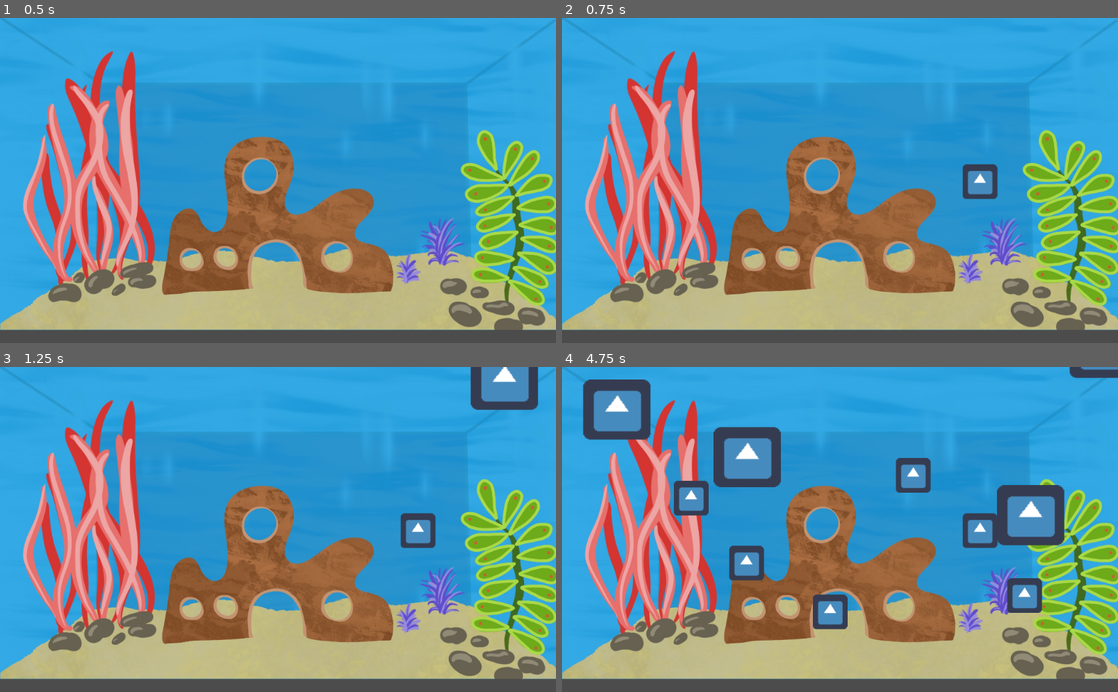
Above: before the commit, frames 1-4 (two rows, left to right).
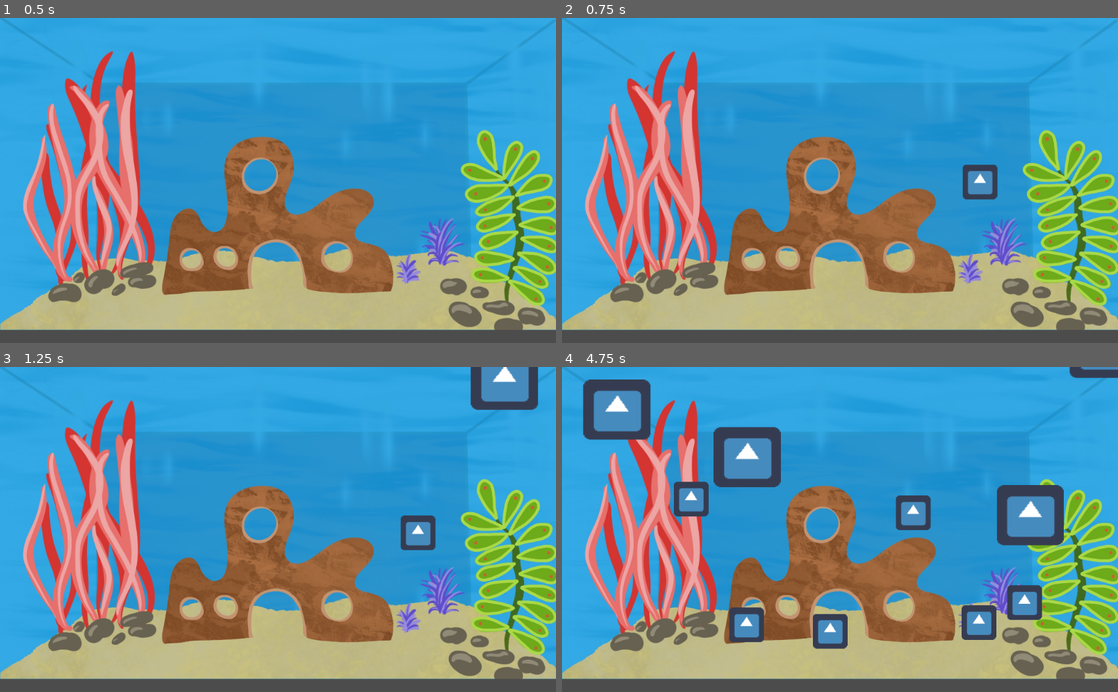
Above: after the commit, the same moments.

Repository: Quinnsicle/Aquarium
Game: Godot game, scene res://Scenes/Aquarium.tscn
Same seed, same stepped clock (60 frames per second), same inputs: the game is played once before the commit and once after it. The engine's default icon, where the game draws it, is replaced by a stand-in: a white triangle on a blue panel in a dark square.
Inputs (mouse positions are in pixels of both pictures, inside the frame that each line leads up to):
- Up to frame 1 (0.5 s): no input
- Up to frame 2 (0.75 s): tap Enter at 0.5 s; move the mouse to (962, 164) at 0.52 s; click (962, 164) at 0.6 s
- Up to frame 3 (1.25 s): no input
- Up to frame 4 (4.75 s): tap Space at 1.25 s; move the mouse to (728, 545) at 1.27 s; click (728, 545) at 1.35 s; move the mouse to (895, 458) at 2.02 s; click (895, 458) at 2.1 s; move the mouse to (812, 594) at 2.77 s; click (812, 594) at 2.85 s; move the mouse to (1006, 578) at 3.52 s; click (1006, 578) at 3.6 s; move the mouse to (673, 480) at 4.27 s; click (673, 480) at 4.35 s

Frame 1 is identical in both runs. In frame 2, less than 0.1% of the frame differs, in the area x 72-78%, y 44-56%; in frame 3, 0.2%; in frame 4, 5.7%, in the area x 20-91%, y 27-87%.

Commit message:
added bubble assets

Diff:
--- a/Scripts/Food.gd
+++ b/Scripts/Food.gd
@@ -1,4 +1,4 @@
-extends Node2D
+extends KinematicBody2D
 
 
 # Declare member variables here. Examples:
@@ -8,5 +8,15 @@
 
 # Called when the node enters the scene tree for the first time.
 func _ready():
-	var gravity
 	pass
+
+
+const GRAVITY = 200.0
+const UNDERWATER = 10.0
+var velocity = Vector2()
+
+func _physics_process(delta):
+	velocity.y += (delta * GRAVITY) / UNDERWATER
+
+	var motion = velocity * delta
+	move_and_collide(motion)
Not shown, changed: .mono/metadata/ide_messaging_meta.txt
Binary file added: Assets/img/Bubbles_1.png
Binary file added: Assets/img/Bubbles_2.png
Binary file added: Assets/img/Bubbles_3.png
Binary file added: Assets/img/Bubbles_4.png
Not shown, changed: .gitignore
Not shown, added: Assets/sound/Bubbles-01.mp3
Not shown, added: Assets/sound/Bubbles-02.mp3
Not shown, added: Assets/sound/Bubbles-03.mp3
Not shown, added: Assets/sound/Bubbles-04.mp3
Not shown, added: Assets/sound/Bubbles-05.mp3
Not shown, added: Assets/sound/Bubbles-06.mp3
(and 3 more such lines)
